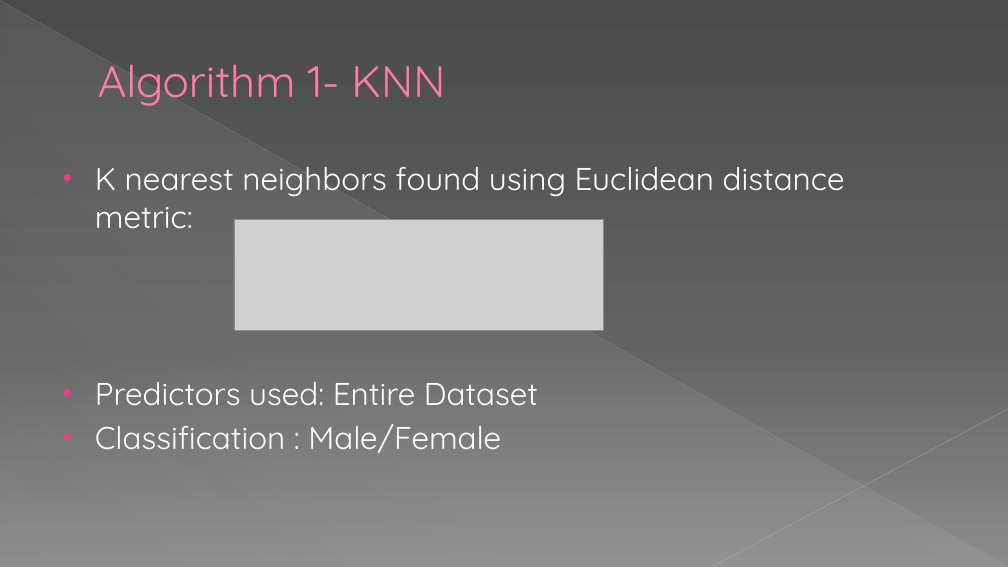
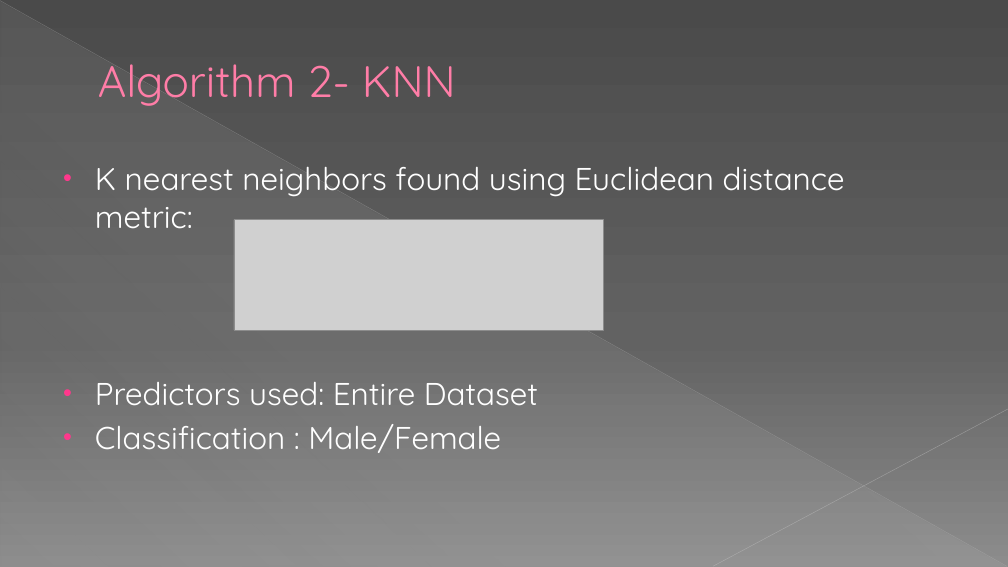
Before and after one commit to dhavalaM/CS513-Project, a slide deck: slide 9 of Presentation_YPS.pptx (slide 6 before the commit). Drawn at 1008x567 pixels with LibreOffice and Linux fonts; fonts in the diff are those of the drawing; grey boxes stand for pictures. Boxes give left, top, right and bottom in pixels: in the first picture for what was removed or moved away, otherwise in the second. Text is boxed around its words. In the diff, an @@ line names an element or a change of style, - is before the commit and + after.

```diff
--- a/Presentation_YPS.pptx
+++ b/Presentation_YPS.pptx
@@ title at [98, 64, 456, 106]: text changed @@
-Algorithm 1- KNN
+Algorithm 2- KNN
```
Also in this commit, not shown: 4 other slides changed, 1 slide added.
